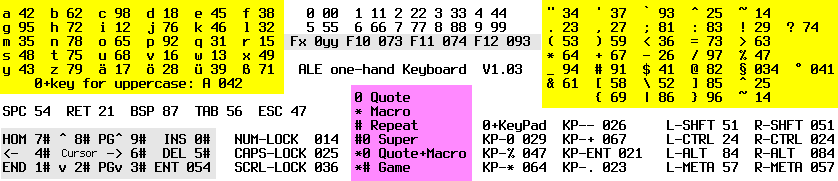
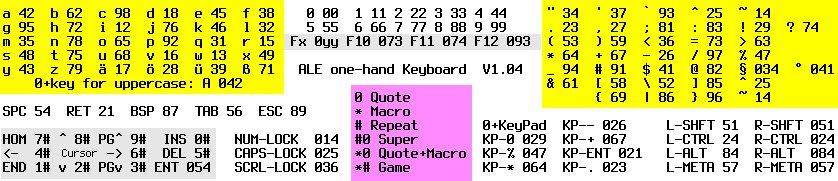
Layered file, before and after one edit (838 × 181). Changes by layer:
painted on ".-----------------------------..." over left=291, top=64, right=522, bottom=116
